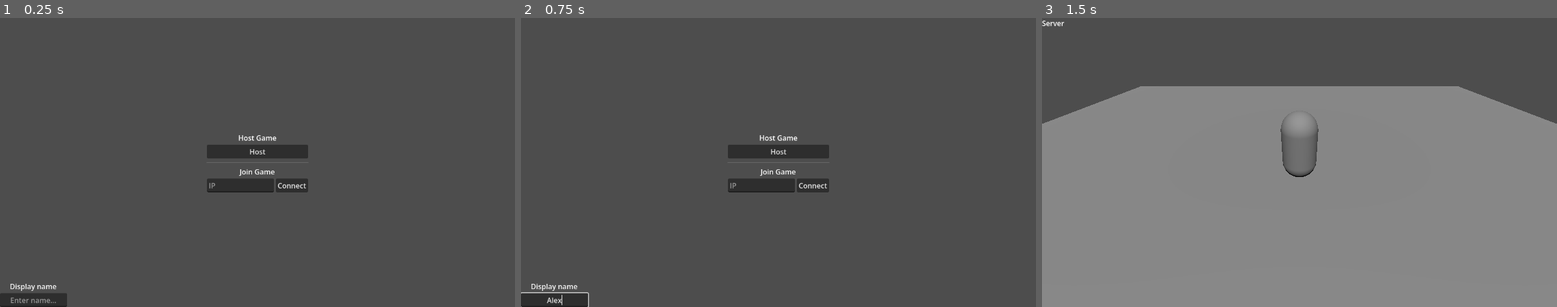
Above: before the commit, frames 1-3 (left to right).
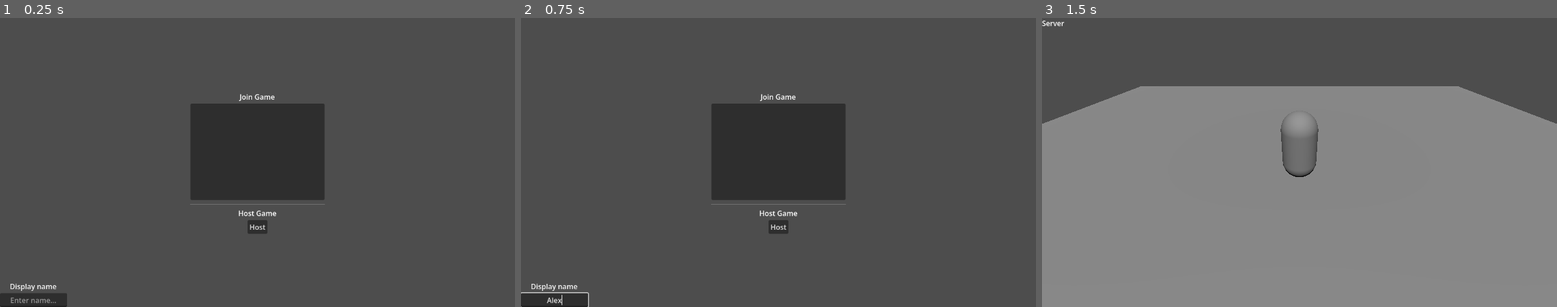
Above: after the commit, the same moments.

Repository: gmuGADIG/King-Fisher
Game: Godot game, scene res://ui/main_menu/main_menu.tscn
Two runs of this game, one before a commit and one after it. Both use one fixed random seed, a clock stepped at 60 frames per second and the inputs below.
Inputs (mouse positions are in pixels of both pictures, inside the frame that each line leads up to):
- Up to frame 1 (0.25 s): no input
- Up to frame 2 (0.75 s): click (557, 301) at 0.52 s; type "Alex" at 0.6 s
- Up to frame 3 (1.5 s): click "Host" at 1.25 s

The runs differ from the first frame. In frame 1, 7.3% of the frame differs, in the area x 36-64%, y 26-75%; in frame 2, 7.3%; in frame 3, nothing differs.

Commit message:
add automatic LAN scanning

Diff:
--- a/systems/multiplayer.gd
+++ b/systems/multiplayer.gd
@@ -1,18 +1,53 @@
 extends Node
 
 signal new_player(id: int)
+signal found_server(ip: String, name: String)
 
 const PORT = 25575
 const MAX_CLIENTS = 3
-
+const SCAN_MSG = "iwannaplay"
 
 var allow_connections : bool = true
-
 var player_list: Dictionary[int,String] = {}
 
+var scan_server: UDPServer
+var scan_for_servers := true
+var scan_client: PacketPeerUDP
 
 func _ready() -> void:
 	multiplayer.peer_connected.connect(_on_peer_connected)
+	scan_client = PacketPeerUDP.new()
+
+func _process_scan_server() -> void:
+	scan_server.poll()
+	if scan_server.is_connection_available():
+		Debug.log("heard a scan packet")
+		var peer := scan_server.take_connection()
+		if peer.get_var(0) == SCAN_MSG:
+			Debug.log("sending something to the client.")
+			peer.put_var("icanplay")
+
+var scan_clock := 0.
+func _process_scan_for_servers(delta: float) -> void:
+	scan_clock -= delta
+
+	if scan_clock <= 0.:
+		scan_clock = 5.
+
+		scan_client.set_broadcast_enabled(true)
+		scan_client.set_dest_address("255.255.255.255", PORT + 1)
+		scan_client.put_var(SCAN_MSG)
+		Debug.log("scan_client broadcasting...")
+
+	if scan_client.get_available_packet_count() > 0:
+		scan_client.get_packet()
+		var server_ip = scan_client.get_packet_ip()
+		Debug.log("scan_client recieved something from %s!" % server_ip)
+		found_server.emit(server_ip)
+
+func _process(delta: float) -> void:
+	if scan_server: _process_scan_server()
+	if scan_for_servers: _process_scan_for_servers(delta)
 
 func _on_peer_connected(id: int) -> void:
 	Debug.log("on peer connect")
@@ -38,9 +73,15 @@
 	multiplayer.multiplayer_peer = peer
 	player_list.set(1,"Player")
 
+	scan_server = UDPServer.new()
+	scan_server.listen(PORT + 1)
+
+	scan_for_servers = false
 
 func join_server(ip : String) -> void:
 	var peer = ENetMultiplayerPeer.new()
 	peer.create_client(ip, PORT)
 	multiplayer.multiplayer_peer = peer
 	player_list.set(multiplayer.get_unique_id(),"Player")
+
+	scan_for_servers = false
--- a/ui/main_menu/main_menu.gd
+++ b/ui/main_menu/main_menu.gd
@@ -1,6 +1,11 @@
 extends Control
 
 @onready var name_text := $DisplayName/NameInput
+var seen_ips: Dictionary[String, bool]
+
+func _ready() -> void:
+	Multiplayer.found_server.connect(_on_found_server)
+
 
 func _on_host_button_pressed() -> void:
 	#if name_text.text.length() == 0:
@@ -10,8 +15,22 @@
 	get_tree().change_scene_to_file("res://world/lobby/lobby.tscn")
 
 
+func _on_found_server(ip: String) -> void:
+	if ip in seen_ips: return
+	seen_ips[ip] = true
 
-func _on_connect_button_pressed() -> void:
-	Multiplayer.join_server($VBoxContainer/JoinGame/IP.text)
-	Debug.log("Lobby Joined")
-	get_tree().change_scene_to_file("res://world/lobby/lobby.tscn")
+	var server_info: ServerInfo = load("res://ui/main_menu/server_info.tscn").instantiate()
+
+	# hacky way to create an alternating bg color effect for the list
+	# there's probably an intended way of doing this, but ¯\_(ツ)_/¯
+	if %ServerInfoParent.get_child_count() % 2 == 0:
+		server_info.self_modulate.a = 1.5 # yes this works, it makes it darker
+
+	server_info.ip = ip
+	server_info.pressed.connect(func() -> void:
+		Multiplayer.join_server(ip)
+		Debug.log("Lobby Joined")
+		get_tree().change_scene_to_file("res://world/lobby/lobby.tscn")
+	)
+
+	%ServerInfoParent.add_child(server_info)
--- a/ui/main_menu/main_menu.tscn
+++ b/ui/main_menu/main_menu.tscn
@@ -1,8 +1,8 @@
-[gd_scene load_steps=2 format=3 uid="uid://dih1wbmgk3wkg"]
+[gd_scene format=3 uid="uid://dih1wbmgk3wkg"]
 
 [ext_resource type="Script" uid="uid://b5jmr5v1ieumc" path="res://ui/main_menu/main_menu.gd" id="1_uhj5c"]
 
-[node name="MainMenu" type="Control"]
+[node name="MainMenu" type="Control" unique_id=245152877]
 layout_mode = 3
 anchors_preset = 15
 anchor_right = 1.0
@@ -11,7 +11,7 @@
 grow_vertical = 2
 script = ExtResource("1_uhj5c")
 
-[node name="VBoxContainer" type="VBoxContainer" parent="."]
+[node name="VBoxContainer" type="VBoxContainer" parent="." unique_id=44045274]
 layout_mode = 1
 anchors_preset = 8
 anchor_left = 0.5
@@ -25,37 +25,34 @@
 grow_horizontal = 2
 grow_vertical = 2
 
-[node name="HostLabel" type="Label" parent="VBoxContainer"]
+[node name="JoinLabel" type="Label" parent="VBoxContainer" unique_id=1423046525]
+layout_mode = 2
+text = "Join Game"
+horizontal_alignment = 1
+
+[node name="Panel" type="PanelContainer" parent="VBoxContainer" unique_id=1518235674]
+layout_mode = 2
+
+[node name="ServerInfoParent" type="VBoxContainer" parent="VBoxContainer/Panel" unique_id=1149710568]
+unique_name_in_owner = true
+custom_minimum_size = Vector2(300, 216)
+layout_mode = 2
+
+[node name="HSeparator2" type="HSeparator" parent="VBoxContainer" unique_id=369293543]
+layout_mode = 2
+theme_override_constants/separation = 10
+
+[node name="HostLabel" type="Label" parent="VBoxContainer" unique_id=878563602]
 layout_mode = 2
 text = "Host Game"
 horizontal_alignment = 1
 
-[node name="HostButton" type="Button" parent="VBoxContainer"]
+[node name="HostButton" type="Button" parent="VBoxContainer" unique_id=1159664938]
 layout_mode = 2
+size_flags_horizontal = 4
 text = "Host"
 
-[node name="HSeparator2" type="HSeparator" parent="VBoxContainer"]
-layout_mode = 2
-theme_override_constants/separation = 10
-
-[node name="JoinLabel" type="Label" parent="VBoxContainer"]
-layout_mode = 2
-text = "Join Game"
-horizontal_alignment = 1
-
-[node name="JoinGame" type="HBoxContainer" parent="VBoxContainer"]
-layout_mode = 2
-
-[node name="IP" type="LineEdit" parent="VBoxContainer/JoinGame"]
-custom_minimum_size = Vector2(150, 0)
-layout_mode = 2
-placeholder_text = "IP"
-
-[node name="ConnectButton" type="Button" parent="VBoxContainer/JoinGame"]
-layout_mode = 2
-text = "Connect"
-
-[node name="DisplayName" type="VBoxContainer" parent="."]
+[node name="DisplayName" type="VBoxContainer" parent="." unique_id=927114755]
 layout_mode = 1
 anchors_preset = 2
 anchor_top = 1.0
@@ -64,16 +61,15 @@
 offset_right = 150.0
 grow_vertical = 0
 
-[node name="NameLabel" type="Label" parent="DisplayName"]
+[node name="NameLabel" type="Label" parent="DisplayName" unique_id=283235027]
 layout_mode = 2
 text = "Display name"
 horizontal_alignment = 1
 
-[node name="NameInput" type="LineEdit" parent="DisplayName"]
+[node name="NameInput" type="LineEdit" parent="DisplayName" unique_id=2144933206]
 custom_minimum_size = Vector2(150, 0)
 layout_mode = 2
 placeholder_text = "Enter name..."
 alignment = 1
 
 [connection signal="pressed" from="VBoxContainer/HostButton" to="." method="_on_host_button_pressed"]
-[connection signal="pressed" from="VBoxContainer/JoinGame/ConnectButton" to="." method="_on_connect_button_pressed"]
--- /dev/null
+++ b/ui/main_menu/server_info.gd
@@ -0,0 +1,21 @@
+@tool
+extends PanelContainer
+class_name ServerInfo
+
+signal pressed
+
+@export var ip: String = "192.168.1.1":
+	set(v):
+		ip = v
+		if is_node_ready():
+			_update_ip_label()
+
+func _update_ip_label() -> void:
+	%IPLabel.text = ip
+
+func _ready() -> void:
+	_update_ip_label()
+
+
+func _on_join_button_pressed() -> void:
+	pressed.emit()
--- /dev/null
+++ b/ui/main_menu/server_info.tscn
@@ -0,0 +1,30 @@
+[gd_scene format=3 uid="uid://cksuxnaqh3sqr"]
+
+[ext_resource type="Script" uid="uid://df6i8q0vfa0xv" path="res://ui/main_menu/server_info.gd" id="1_7crmb"]
+
+[node name="ServerInfo" type="PanelContainer" unique_id=859087533]
+custom_minimum_size = Vector2(300, 0)
+script = ExtResource("1_7crmb")
+ip = "192.168.1.2"
+
+[node name="MarginContainer" type="MarginContainer" parent="." unique_id=1430094084]
+layout_mode = 2
+theme_override_constants/margin_left = 10
+theme_override_constants/margin_top = 10
+theme_override_constants/margin_right = 10
+theme_override_constants/margin_bottom = 10
+
+[node name="HBoxContainer" type="HBoxContainer" parent="MarginContainer" unique_id=564481778]
+layout_mode = 2
+
+[node name="IPLabel" type="Label" parent="MarginContainer/HBoxContainer" unique_id=165369734]
+unique_name_in_owner = true
+layout_mode = 2
+text = "192.168.1.2"
+
+[node name="JoinButton" type="Button" parent="MarginContainer/HBoxContainer" unique_id=1509485563]
+layout_mode = 2
+size_flags_horizontal = 10
+text = "Join"
+
+[connection signal="pressed" from="MarginContainer/HBoxContainer/JoinButton" to="." method="_on_join_button_pressed"]
--- a/world/world_base.tscn
+++ b/world/world_base.tscn
@@ -1,24 +1,24 @@
-[gd_scene load_steps=3 format=3 uid="uid://ctsviqutuqw5l"]
+[gd_scene format=3 uid="uid://ctsviqutuqw5l"]
 
 [ext_resource type="Script" uid="uid://dbpteyodpmjq3" path="res://world/world_base.gd" id="1_p433e"]
 [ext_resource type="PackedScene" uid="uid://bffxe171rcnea" path="res://player/player.tscn" id="2_bl271"]
 
-[node name="WorldBase" type="Node3D"]
+[node name="WorldBase" type="Node3D" unique_id=1821617715]
 script = ExtResource("1_p433e")
 player = ExtResource("2_bl271")
 
-[node name="Camera3D" type="Camera3D" parent="."]
+[node name="Camera3D" type="Camera3D" parent="." unique_id=219250379]
 transform = Transform3D(1, 0, 0, 0, 0.8096833, 0.58686715, 0, -0.58686715, 0.8096833, 0, 3.7539306, 4.5953226)
 
-[node name="CanvasLayer" type="CanvasLayer" parent="."]
+[node name="CanvasLayer" type="CanvasLayer" parent="." unique_id=729566259]
 
-[node name="VBoxContainer" type="VBoxContainer" parent="CanvasLayer"]
+[node name="VBoxContainer" type="VBoxContainer" parent="CanvasLayer" unique_id=1460678116]
 offset_right = 40.0
 offset_bottom = 40.0
 
-[node name="Label" type="Label" parent="CanvasLayer/VBoxContainer"]
+[node name="Label" type="Label" parent="CanvasLayer/VBoxContainer" unique_id=174632698]
 layout_mode = 2
 text = "Hello"
 
-[node name="DirectionalLight3D" type="DirectionalLight3D" parent="."]
+[node name="DirectionalLight3D" type="DirectionalLight3D" parent="." unique_id=1620714622]
 transform = Transform3D(1, 0, 0, 0, 0.5577596, 0.83000255, 0, -0.83000255, 0.5577596, 0, 11.385282, 8.448111)
Not shown, added: ui/main_menu/server_info.gd.uid
